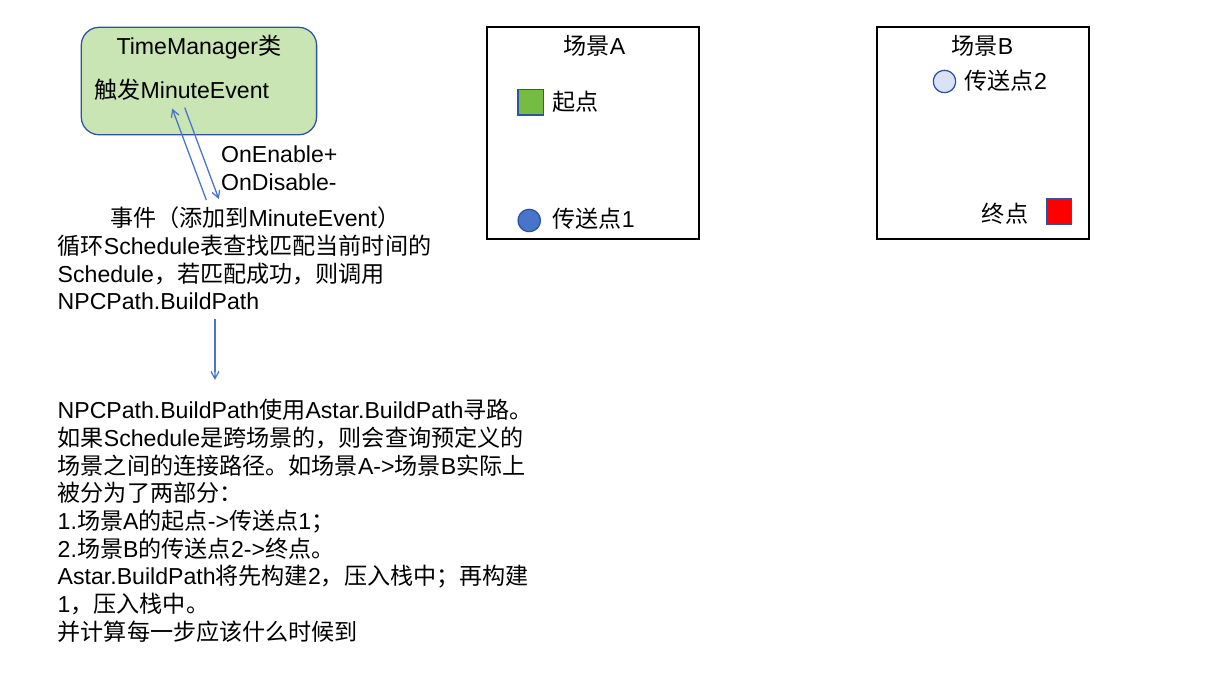
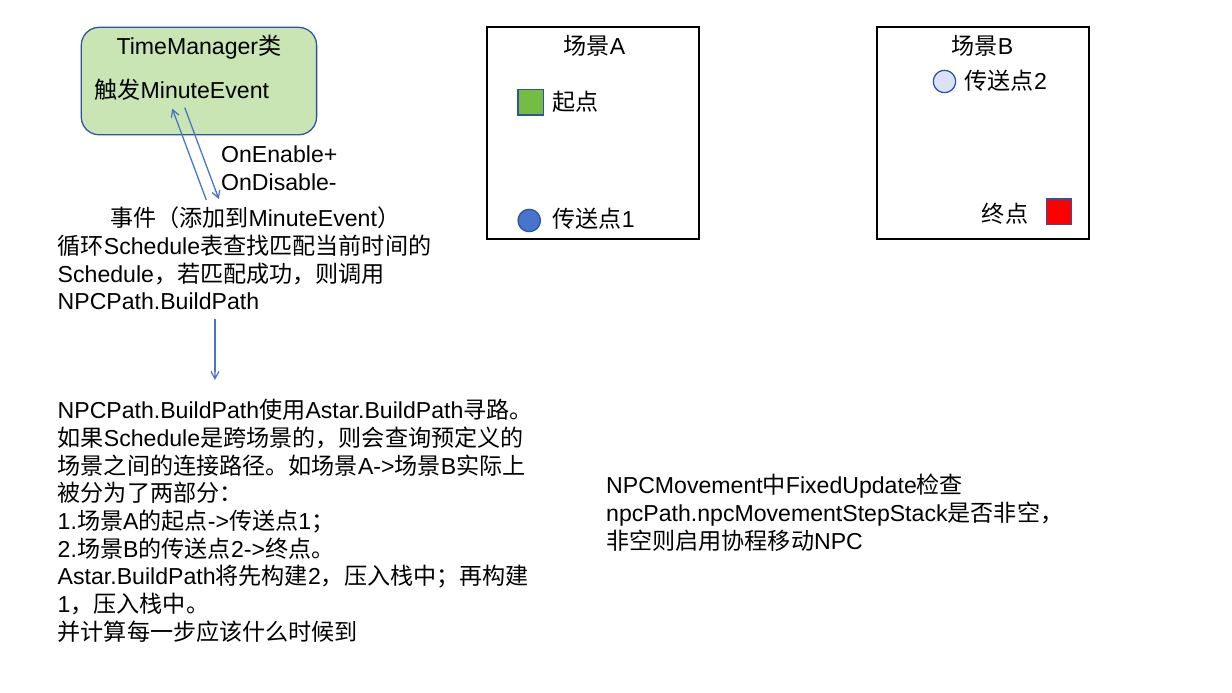
Before and after one commit to lh-wu/FarmingRPG, a slide deck: slide 2 of note/PathFinding.pptx. Drawn at 1232x693 pixels with LibreOffice and Linux fonts; fonts in the diff are those of the drawing. Boxes give left, top, right and bottom in pixels: in the first picture for what was removed or moved away, otherwise in the second. Text is boxed around its words. In the diff, an @@ line names an element or a change of style, - is before the commit and + after.

```diff
--- a/note/PathFinding.pptx
+++ b/note/PathFinding.pptx
@@ text added at (x1=606, y1=503, x2=1063, y2=551), 18 pt, text #000000 @@
+NPCMovement中FixedUpdate检查npcPath.npcMovementStepStack是否非空，
+非空则启用协程移动NPC
```
